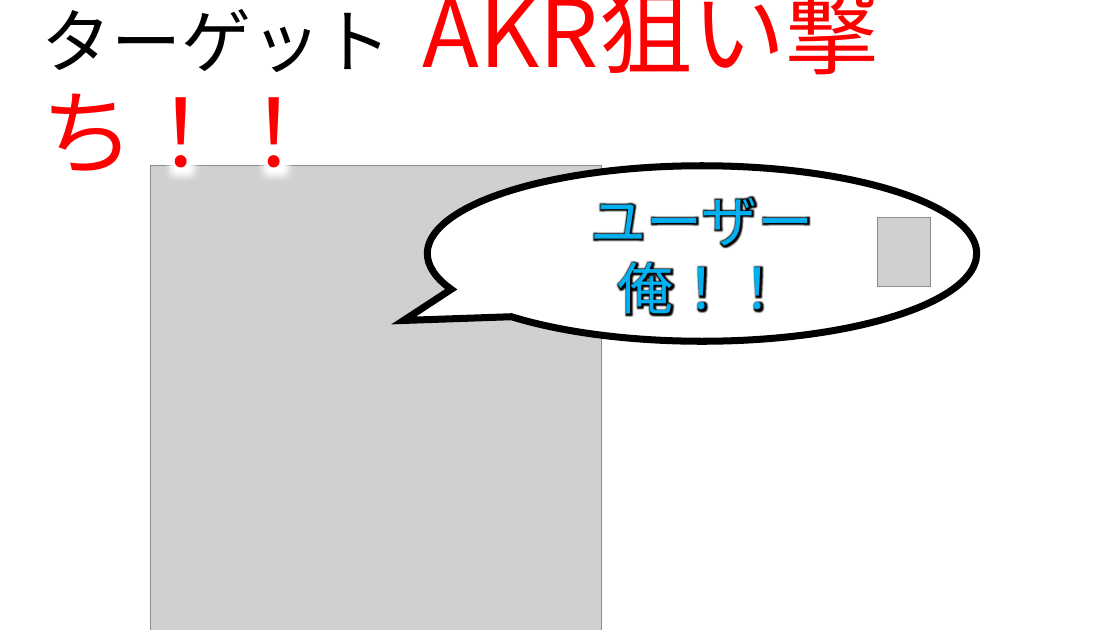
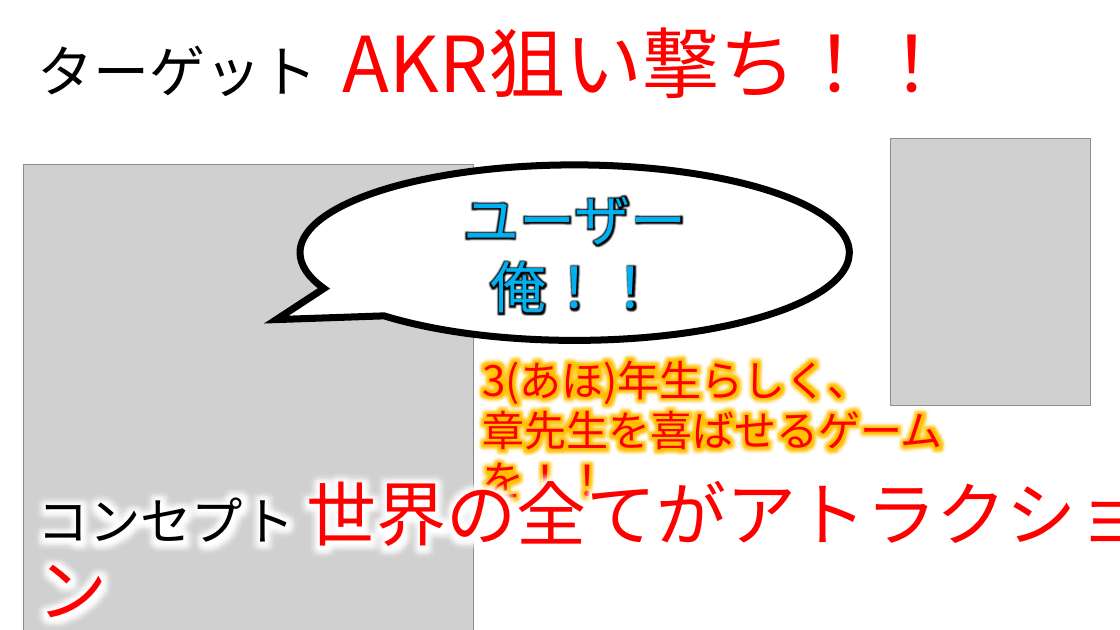
Before and after one commit to TomoyaKanazaki/Graduation, a slide deck: slide 2 of 99_pranning/00_本企画.pptx. Drawn at 1120x630 pixels with LibreOffice and Linux fonts; fonts in the diff are those of the drawing; grey boxes stand for pictures; background and template pictures are left out. Boxes give left, top, right and bottom in pixels: in the first picture for what was removed or moved away, otherwise in the second. Text is boxed around its words. In the diff, an @@ line names an element or a change of style, - is before the commit and + after.

```diff
--- a/99_pranning/00_本企画.pptx
+++ b/99_pranning/00_本企画.pptx
@@ title "ターゲット AKR狙い撃ち！！": place and size @@
-title "ターゲット AKR狙い撃ち！！" at [41, 9, 391, 72]
+title "ターゲット AKR狙い撃ち！！" at [38, 27, 950, 98]
@@ title "ターゲット AKR狙い撃ち！！" at [38, 27, 950, 98]: size 60 to 48 pt in "ターゲット"; size 80 to 66 pt in "AKR狙い撃ち！！" @@
@@ picture added at [891, 139, 1091, 406] @@
@@ picture: place and size @@
-picture at [150, 166, 601, 630]
+picture at [24, 165, 474, 630]
@@ speech bubble "ユーザー俺！！": place and size @@
-speech bubble "ユーザー俺！！" at [428, 166, 977, 341]
+speech bubble "ユーザー俺！！" at [300, 165, 849, 340]
@@ picture removed at [878, 217, 930, 287] @@
@@ text added at [482, 353, 943, 457], 36 pt, text #FF0000 @@
+3(あほ)年生らしく、
+章先生を喜ばせるゲームを！！
@@ text added at [38, 469, 1120, 619], 60 pt, text #FF0000 @@
+コンセプト 世界の全てがアトラクション
```
Also in this commit, not shown: 2 other slides changed, 3 slides added, 4 slides removed, 1 other file.
